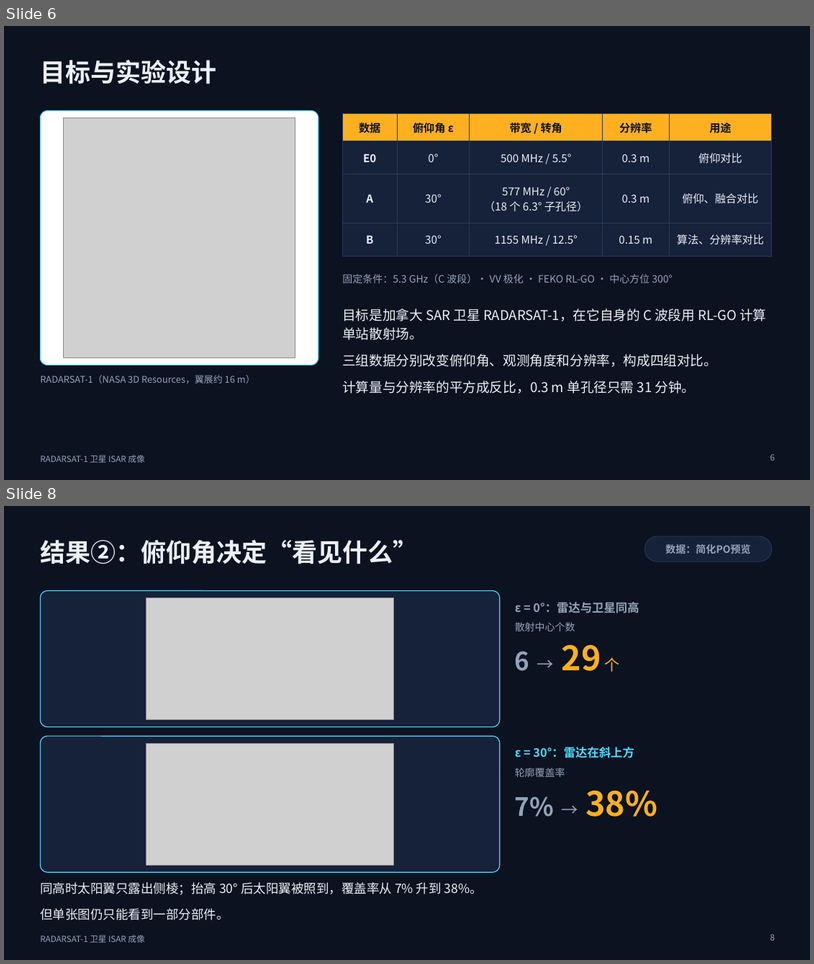
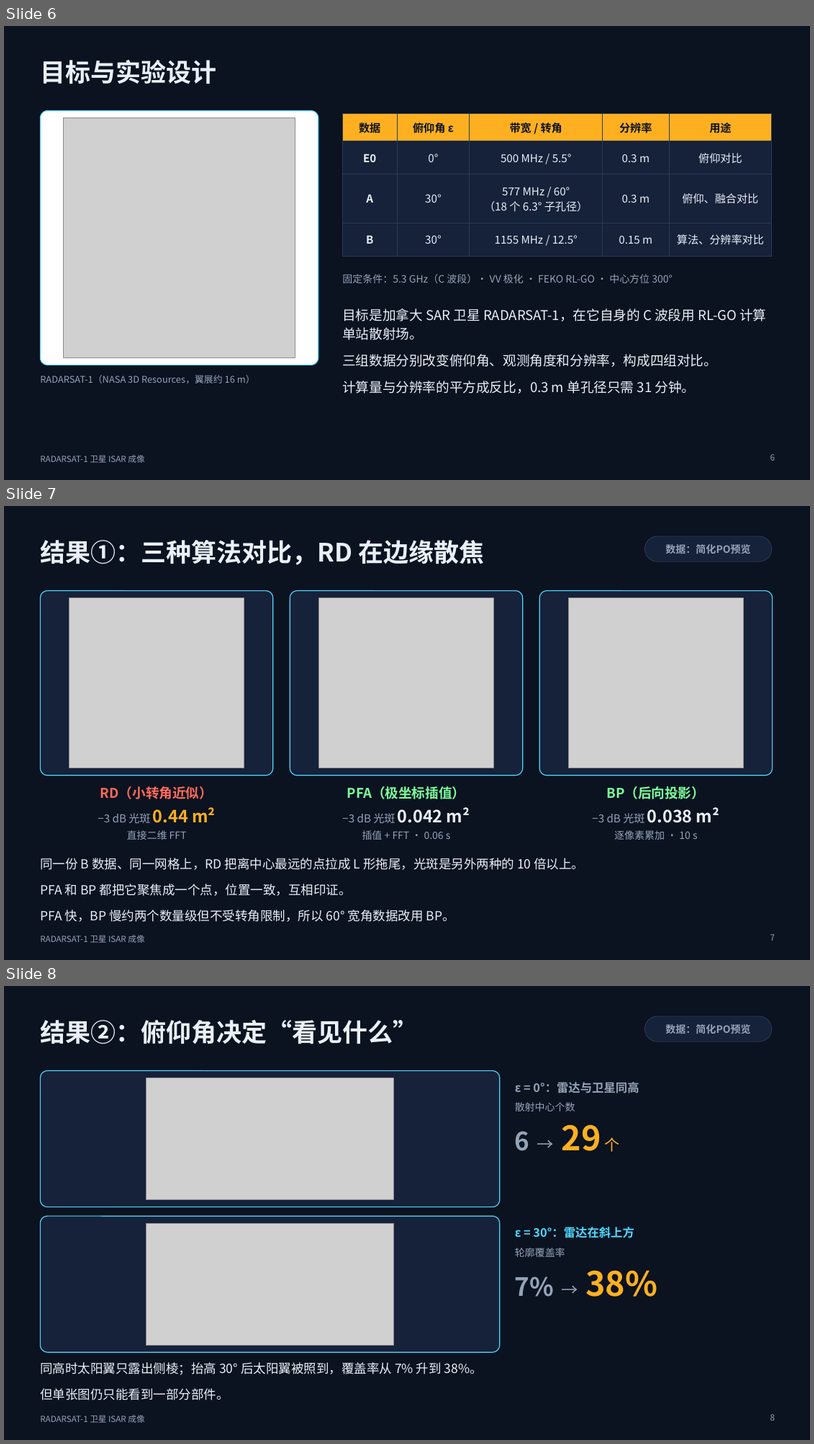
Before and after one commit to anotherdimension1013-del/2026whph, a slide deck: isar/ppt/ISAR_RADARSAT1_汇报.pptx. Shown one above the other, each under a label of ours: slides 6 and 8 before the commit, slides 6, 7 and 8 after it; the slides between them are not shown. The pictures are 814x964 and 814x1444 pixels, drawn with LibreOffice and Linux fonts; fonts in the diff are those of the drawing; grey boxes stand for pictures. Boxes give left, top, right and bottom in pixels: in the first picture for what was removed or moved away, otherwise in the second. Text is boxed around its words. In the diff, an @@ line names an element or a change of style, - is before the commit and + after.

```diff
--- a/isar/ppt/ISAR_RADARSAT1_汇报.pptx
+++ b/isar/ppt/ISAR_RADARSAT1_汇报.pptx
@@ slide 7 added at [4, 506, 810, 960], background #0B1220; not listed: 1 template element that a slide beside it also shows @@
@@ title added at [40, 540, 484, 565], 30 pt, text #EAF0F7, bold @@
+结果①：三种算法对比，RD 在边缘散焦
@@ rounded rectangle added at [646, 536, 772, 561], fill #16213A, outline #2A3A55 0.75 pt, 12 pt, text #93A3B8, bold @@
+数据：简化PO预览
@@ rounded rectangle added at [40, 591, 273, 775], fill #16213A, outline #4DD9FF 1 pt @@
@@ rounded rectangle added at [290, 591, 523, 775], fill #16213A, outline #4DD9FF 1 pt @@
@@ rounded rectangle added at [540, 591, 773, 775], fill #16213A, outline #4DD9FF 1 pt @@
@@ picture added at [70, 598, 244, 768] @@
@@ picture added at [319, 598, 494, 768] @@
@@ picture added at [569, 598, 744, 768] @@
@@ text added at [100, 786, 213, 799], 16 pt, text #FF6B5A, bold @@
+RD（小转角近似）
@@ text added at [347, 786, 466, 799], 16 pt, text #7CFF9B, bold @@
+PFA（极坐标插值）
@@ text added at [607, 786, 706, 799], 16 pt, text #7CFF9B, bold @@
+BP（后向投影）
@@ text added at [98, 807, 215, 823], 13 pt, text #93A3B8 @@
+−3 dB 光斑 0.44 m²
@@ text added at [342, 807, 470, 823], 20 pt, text #EAF0F7, bold @@
+−3 dB 光斑 0.042 m²
@@ text added at [592, 807, 720, 823], 20 pt, text #EAF0F7, bold @@
+−3 dB 光斑 0.038 m²
@@ text added at [127, 830, 187, 839], 12 pt, text #93A3B8 @@
+直接二维 FFT
@@ text added at [363, 830, 451, 839], 12 pt, text #93A3B8 @@
+插值 + FFT · 0.06 s
@@ text added at [615, 830, 698, 839], 12 pt, text #93A3B8 @@
+逐像素累加 · 10 s
@@ text added at [40, 857, 584, 921], 15 pt, text #EAF0F7 @@
+同一份 B 数据、同一网格上，RD 把离中心最远的点拉成 L 形拖尾，光斑是另外两种的 10 倍以上。
+PFA 和 BP 都把它聚焦成一个点，位置一致，互相印证。
+PFA 快，BP 慢约两个数量级但不受转角限制，所以 60° 宽角数据改用 BP。
@@ page number added at [771, 934, 775, 940], 10 pt, text #93A3B8 @@
+7
```
Also in this commit, not shown: 1 slide changed, 1 slide removed, 8 other files.
